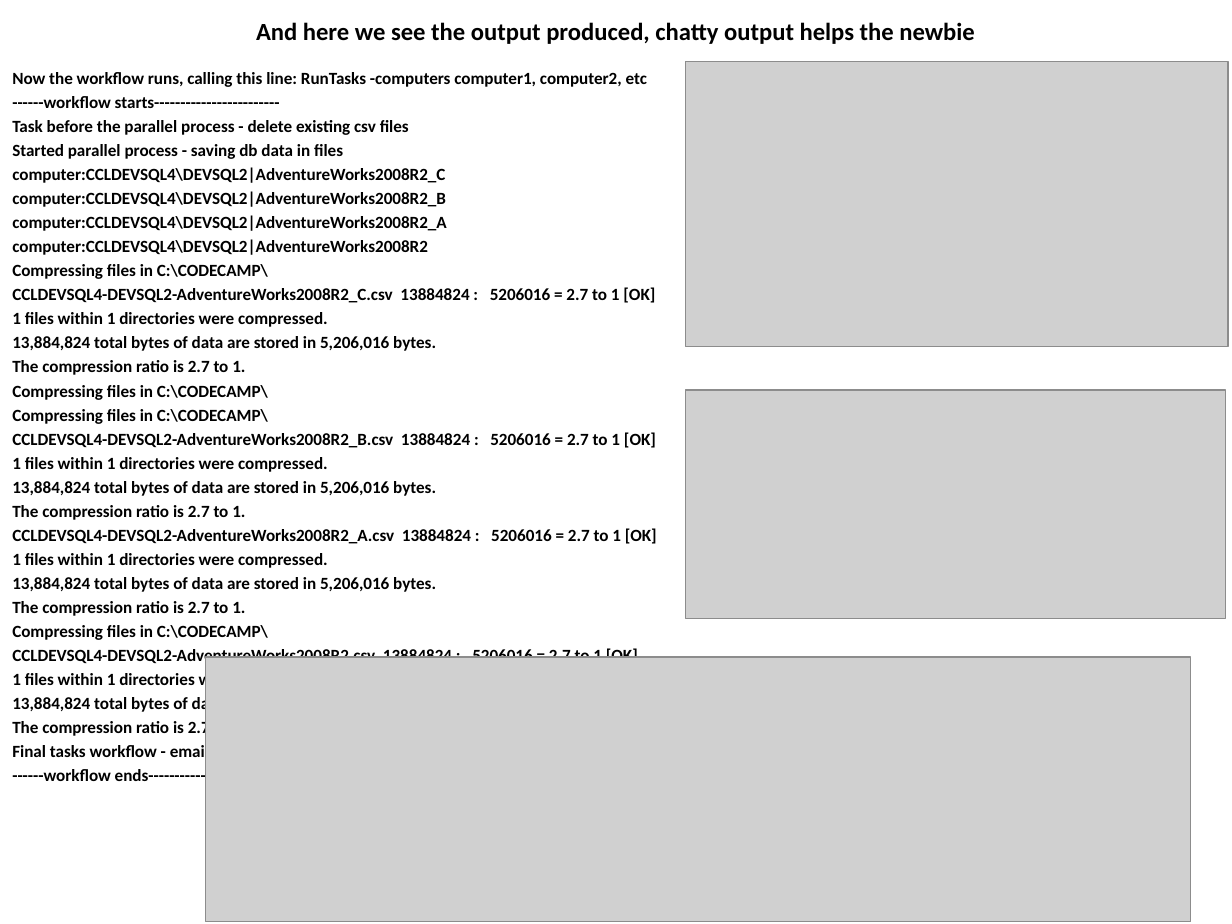
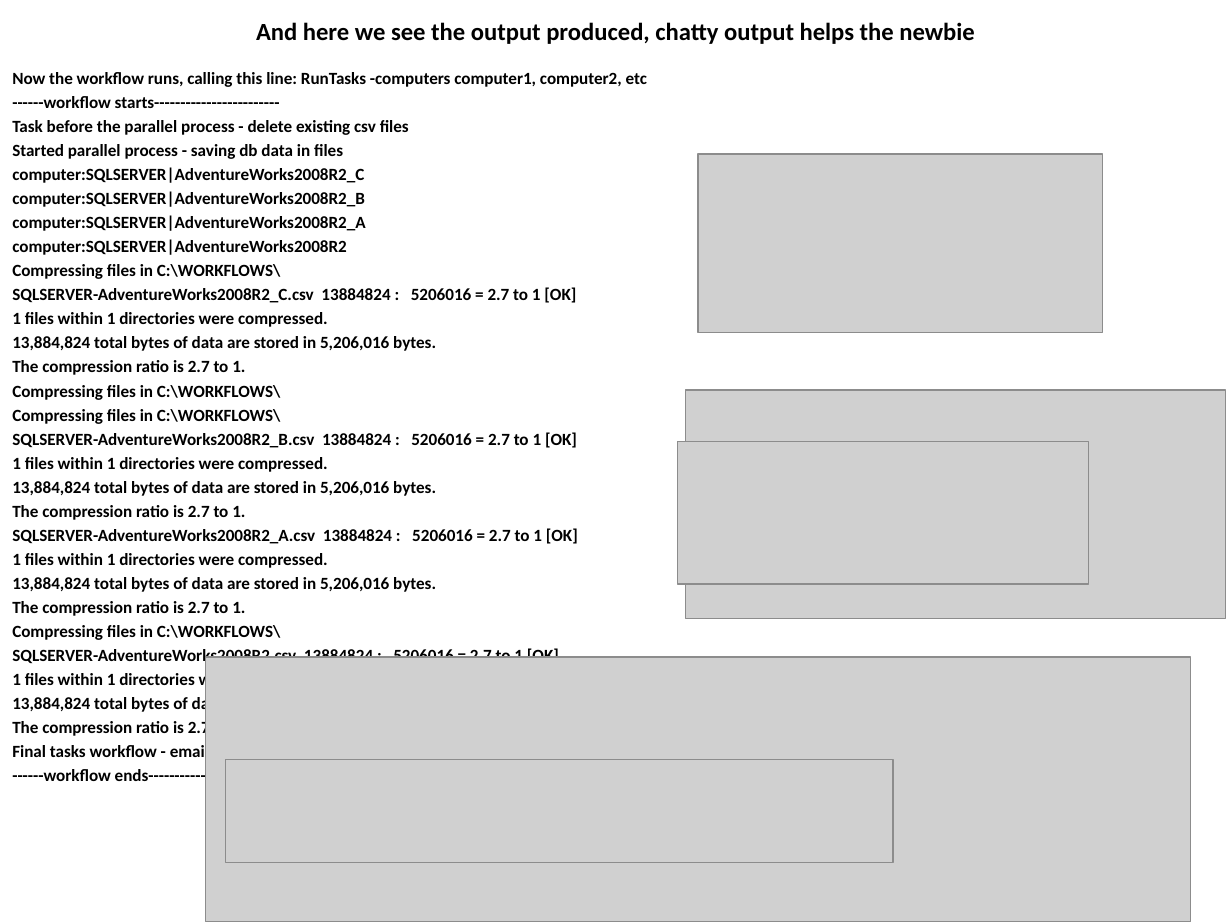
Before and after one commit to wildgrok/PowerShell, a slide deck: slide 28 of PowerShell From The Trenches - Workflows.pptx (slide 27 before the commit). Drawn at 1232x924 pixels with LibreOffice and Linux fonts; fonts in the diff are those of the drawing; grey boxes stand for pictures. Boxes give left, top, right and bottom in pixels: in the first picture for what was removed or moved away, otherwise in the second. Text is boxed around its words. In the diff, an @@ line names an element or a change of style, - is before the commit and + after.

```diff
--- a/PowerShell From The Trenches - Workflows.pptx
+++ b/PowerShell From The Trenches - Workflows.pptx
@@ picture removed at (685, 62, 1228, 346) @@
@@ text at (12, 167, 576, 303): text changed @@
-computer:CCLDEVSQL4\DEVSQL2|AdventureWorks2008R2_C
-computer:CCLDEVSQL4\DEVSQL2|AdventureWorks2008R2_B
-computer:CCLDEVSQL4\DEVSQL2|AdventureWorks2008R2_A
-computer:CCLDEVSQL4\DEVSQL2|AdventureWorks2008R2
-Compressing files in C:\CODECAMP\
-CCLDEVSQL4-DEVSQL2-AdventureWorks2008R2_C.csv 13884824 : 5206016 = 2.7 to 1 [OK]
+computer:SQLSERVER|AdventureWorks2008R2_C
+computer:SQLSERVER|AdventureWorks2008R2_B
+computer:SQLSERVER|AdventureWorks2008R2_A
+computer:SQLSERVER|AdventureWorks2008R2
+Compressing files in C:\WORKFLOWS\
+SQLSERVER-AdventureWorks2008R2_C.csv 13884824 : 5206016 = 2.7 to 1 [OK]
@@ picture added at (699, 154, 1103, 333) @@
@@ text at (12, 385, 577, 448): text changed @@
-Compressing files in C:\CODECAMP\
-Compressing files in C:\CODECAMP\
-CCLDEVSQL4-DEVSQL2-AdventureWorks2008R2_B.csv 13884824 : 5206016 = 2.7 to 1 [OK]
+Compressing files in C:\WORKFLOWS\
+Compressing files in C:\WORKFLOWS\
+SQLSERVER-AdventureWorks2008R2_B.csv 13884824 : 5206016 = 2.7 to 1 [OK]
@@ picture added at (678, 441, 1088, 584) @@
@@ text at (12, 528, 578, 544): text changed @@
-CCLDEVSQL4-DEVSQL2-AdventureWorks2008R2_A.csv 13884824 : 5206016 = 2.7 to 1 [OK]
+SQLSERVER-AdventureWorks2008R2_A.csv 13884824 : 5206016 = 2.7 to 1 [OK]
@@ text at (12, 625, 559, 666): text changed @@
-Compressing files in C:\CODECAMP\
-CCLDEVSQL4-DEVSQL2-AdventureWorks2008R2.csv 13884824 : 5206016 = 2.7 to 1 [OK]
+Compressing files in C:\WORKFLOWS\
+SQLSERVER-AdventureWorks2008R2.csv 13884824 : 5206016 = 2.7 to 1 [OK]
@@ picture added at (225, 760, 893, 862) @@
```
Also in this commit, not shown: 19 other slides changed, 21 slides added, 2 slides removed.
